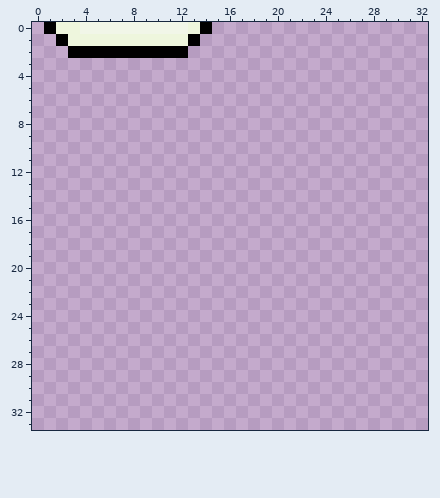
Pixel-art file, stored at examples/vacuum-outlaw/src/main/resources/tilesets/StationOne_decor.aseprite. Above, as it was before the edit.
256x256 pixels, 1 frame. Shown: x 0..32, y 0..33.
Now the later version:
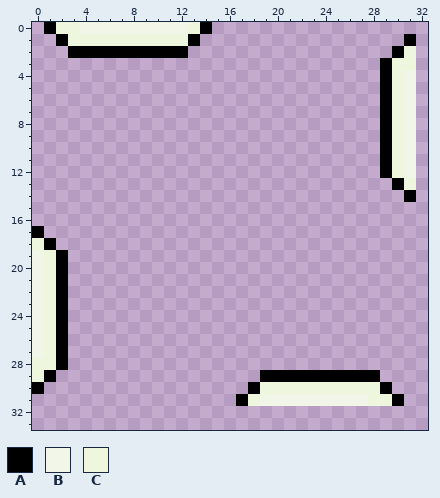
Palette (. is transparent): A #000000  B #f1f6e8  C #eef6dd
Difference:
The edit adds colour A in row 1 at x 31; in row 2 at x 30; in rows 3 to 12 at x 29; in row 13 at x 30; in row 14 at x 31; in row 17 at x 0.
The edit adds colour A in row 18 at x 1; in rows 19 to 28 at x 2; in row 29 at x 1 and 19 to 28; in row 30 at x 0, 18 and 29; in row 31 at x 17 and 30.
The edit adds colour B in rows 4 to 12 at x 31; in rows 19 to 27 at x 0; in row 31 at x 19 to 27.
The edit adds colour C in row 2 at x 31; in row 3 at x 30 to 31; in rows 4 to 12 at x 30; in row 13 at x 31; in row 18 at x 0; in rows 19 to 27 at x 1.
The edit adds colour C in row 28 at x 0 to 1; in row 29 at x 0; in row 30 at x 19 to 28; in row 31 at x 18 and 28 to 29.
